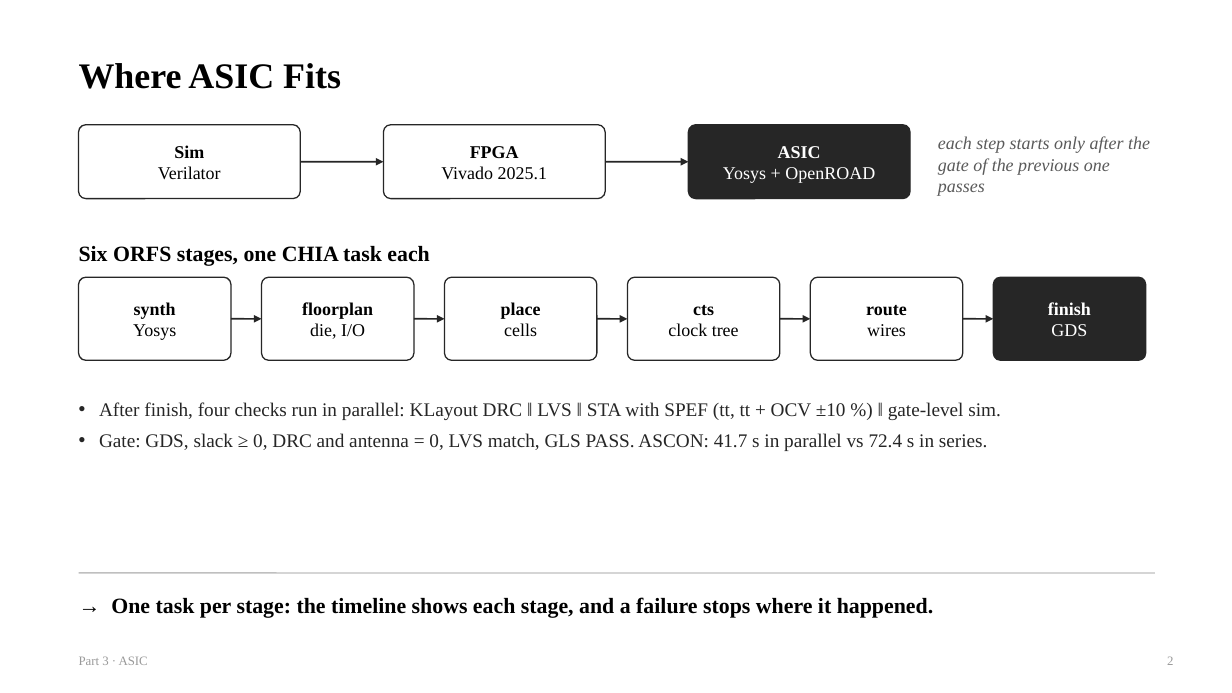
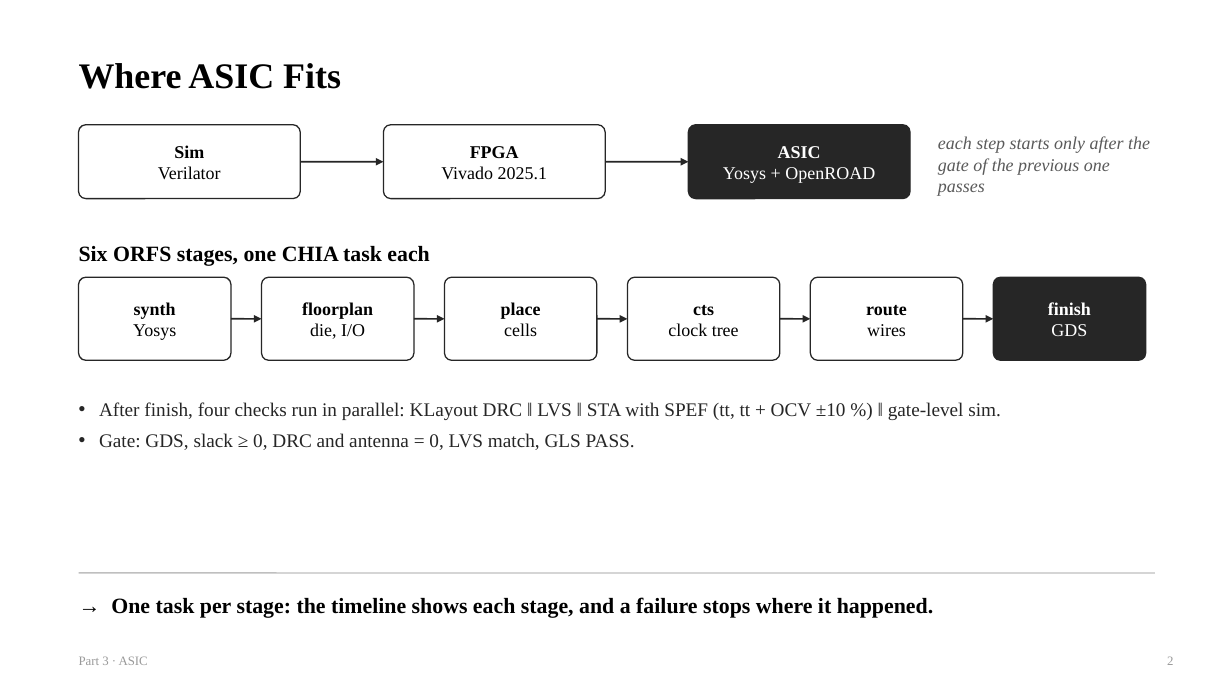
Before and after one commit to chipchip-tech/CHIA-workflow, a slide deck: slide 2 of projects/demo-alu/report/guides/3_ASIC.pptx. Drawn at 1232x693 pixels with LibreOffice and Linux fonts; fonts in the diff are those of the drawing. Boxes give left, top, right and bottom in pixels: in the first picture for what was removed or moved away, otherwise in the second. Text is boxed around its words. In the diff, an @@ line names an element or a change of style, - is before the commit and + after.

```diff
--- a/projects/demo-alu/report/guides/3_ASIC.pptx
+++ b/projects/demo-alu/report/guides/3_ASIC.pptx
@@ text at <box>99,433,635,450</box>: text changed @@
-• Gate: GDS, slack ≥ 0, DRC and antenna = 0, LVS match, GLS PASS. ASCON: 41.7 s in parallel vs 72.4 s in series.
+• Gate: GDS, slack ≥ 0, DRC and antenna = 0, LVS match, GLS PASS.
```
Also in this commit, not shown: 5 other slides changed, 5 other files.
